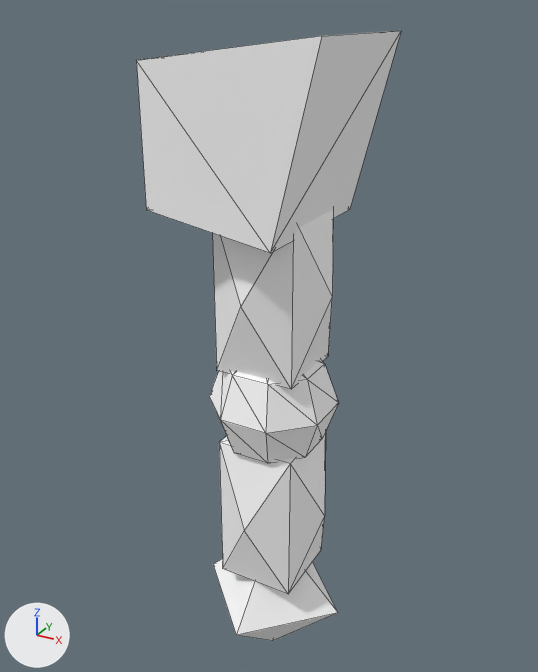
A saved change to the glTF model xplat/src/main/resources/assets/plastar/plastar_models/model_a/right_arm.gltf.
One viewpoint serves both versions: a 50 mm camera at (0.494, -0.451, 0.826) aimed at (0.239, 0.013, 0.593). Arrows for +X, +Y and +Z are at lower left; the lights stay in place. Mesh edges are drawn as thin lines. Where no turn or scale is listed for an object, it has been applied to the vertices.

Script lines for the objects in view, before the commit:
```python
mat_material_0 = principled_material('Material_0')
mat_material_0.base_color = (1.0, 1.0, 1.0)  # white #ffffff
mat_material_0.roughness = 1.0
me_mesh_0 = bpy.data.meshes.new('Mesh_0')
me_mesh_0.from_pydata(...)  # 8 vertices, 12 faces; spans x -0.0625..0.0625, y -0.0625..0.0625, z 0.0..0.125
me_mesh_0.materials.append(mat_material_0)  # white #ffffff
me_mesh_1 = bpy.data.meshes.new('Mesh_1')
me_mesh_1.from_pydata(...)  # 12 vertices, 20 faces; spans x -0.0469..0.0469, y -0.0469..0.0469, z 0.0..0.125
me_mesh_1.materials.append(mat_material_0)  # white #ffffff
me_mesh_2 = bpy.data.meshes.new('Mesh_2')
me_mesh_2.from_pydata(...)  # 12 vertices, 20 faces; spans x -0.0469..0.0469, y -0.0469..0.0469, z 0.0..0.125
me_mesh_2.materials.append(mat_material_0)  # white #ffffff
me_mesh_3 = bpy.data.meshes.new('Mesh_3')
me_mesh_3.from_pydata(...)  # 6 vertices, 8 faces; spans x -0.0625..0.0625, y -0.0625..0.0625, z 0.0..0.125
me_mesh_3.materials.append(mat_material_0)  # white #ffffff
me_mesh_4 = bpy.data.meshes.new('Mesh_4')
me_mesh_4.from_pydata(...)  # 64 vertices, 128 faces; spans x -0.0469..0.0469, y -0.0469..0.0469, z -0.0469..0.0469
me_mesh_4.materials.append(mat_material_0)  # white #ffffff
ob_elbow = bpy.data.objects.new('elbow', me_mesh_4)
ob_elbow.location = (0.25, 0.0, 0.5469)
ob_hand = bpy.data.objects.new('hand', me_mesh_3)
ob_hand.location = (0.25, 0.0, 0.2969)
ob_lower_arm = bpy.data.objects.new('lower arm', me_mesh_1)
ob_lower_arm.location = (0.25, 0.0, 0.3906)
ob_shoulder = bpy.data.objects.new('shoulder', me_mesh_0)
ob_shoulder.location = (0.25, 0.0, 0.6875)
ob_upper_arm = bpy.data.objects.new('upper arm', me_mesh_2)
ob_upper_arm.location = (0.25, 0.0, 0.5781)
```
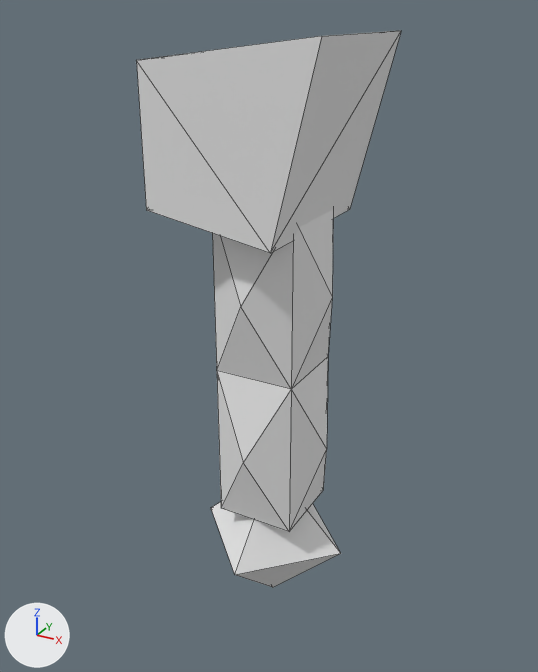
What differs and where, as boxes (x1, y1, x2, y2) in the pictures (538 x 672 px):
'shoulder', recoloured
    both: (136, 30, 401, 253)
'arm', added
    after: (212, 210, 333, 532)
'upper arm', deleted
    before: (212, 210, 333, 389)
'lower arm', deleted
    before: (219, 434, 325, 594)
'hand', recoloured, moved
    before: (213, 559, 338, 641)
    after: (211, 502, 341, 587)
'elbow', deleted
    before: (209, 360, 339, 463)

The change, as a list of edits to the scene's bpy script:
```text
Change mat_material_0:
    mat_material_0.base_color: (1.0, 1.0, 1.0) -> (0.8, 0.8, 0.8)  # white #ffffff -> white #e7e7e7
Add me_mesh_1_1:
    me_mesh_1_1.from_pydata(...)  # 20 vertices, 36 faces; spans x -0.047..0.047, y -0.047..0.047, z -0.125..0.125
    me_mesh_1_1.materials.append(mat_material_0)  # white #e7e7e7
Remove ob_lower_arm:
    ob_lower_arm = bpy.data.objects.new('lower arm', me_mesh_1)
    ob_lower_arm.location = (0.25, 0.0, 0.3906)
Remove ob_upper_arm:
    ob_upper_arm = bpy.data.objects.new('upper arm', me_mesh_2)
    ob_upper_arm.location = (0.25, 0.0, 0.5781)
Change ob_hand:
    ob_hand.location: (0.25, 0.0, 0.2969) -> (0.25, 0.0, 0.3594)
Remove ob_elbow:
    ob_elbow = bpy.data.objects.new('elbow', me_mesh_4)
    ob_elbow.location = (0.25, 0.0, 0.5469)
Add ob_arm:
    ob_arm = bpy.data.objects.new('arm', me_mesh_1_1)
    ob_arm.location = (0.25, 0.0, 0.5781)
```
